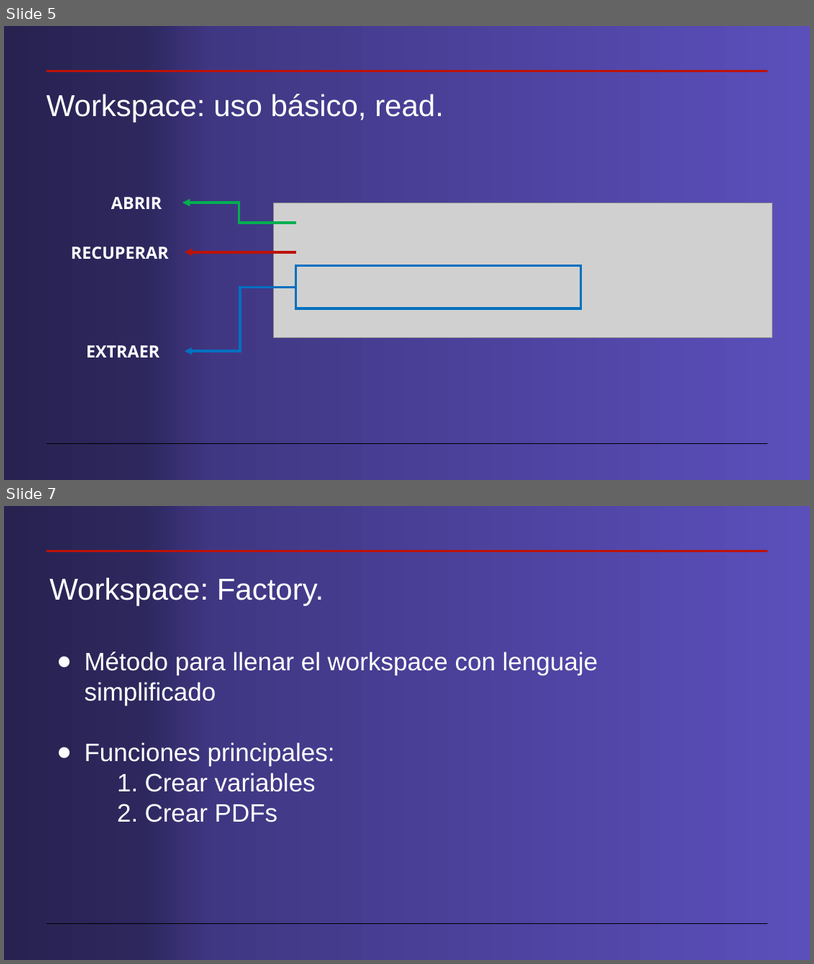
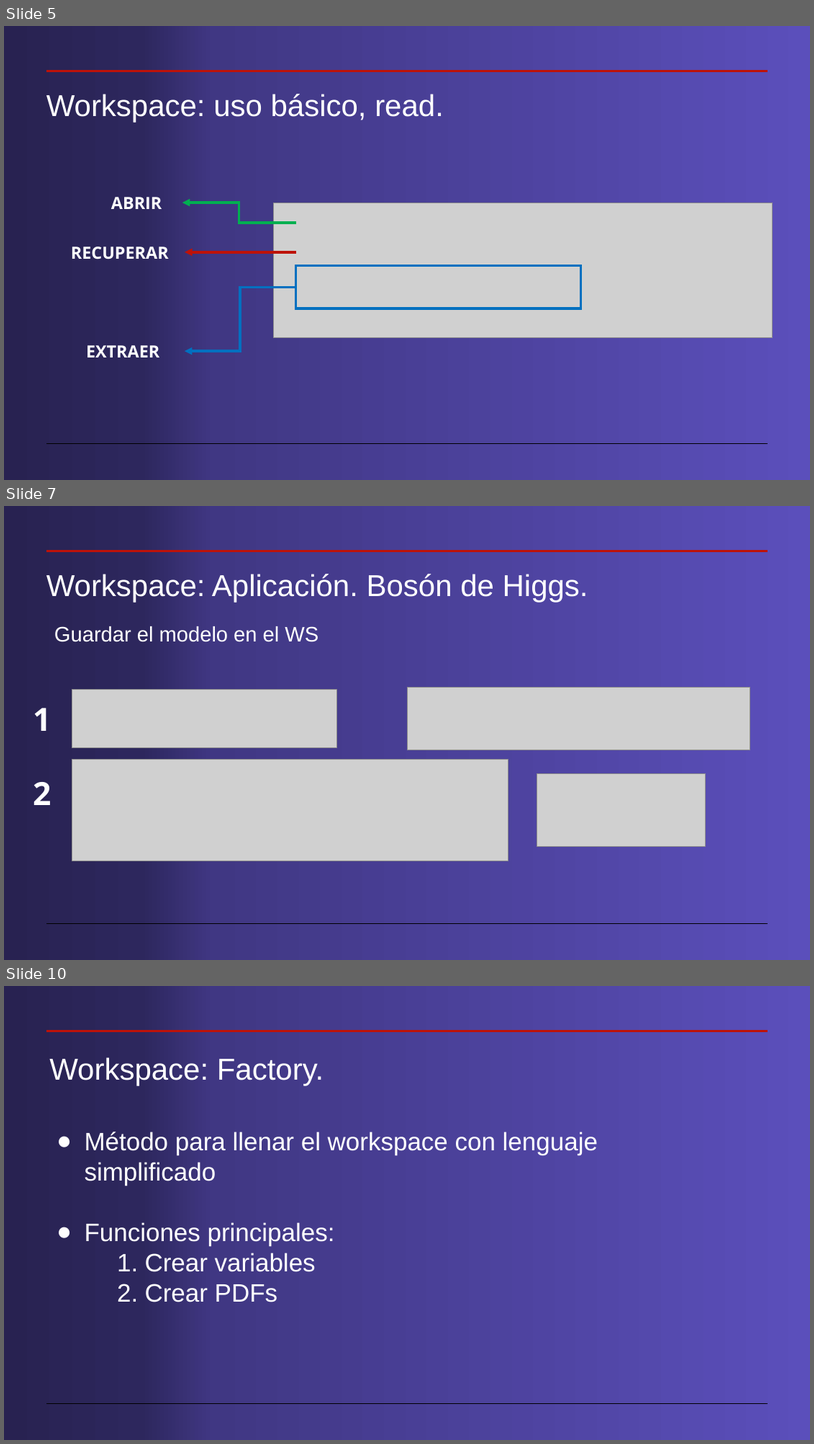
Before and after one commit to cdavidgutierrez/ProyectoFinal_CERN_ROOT, a slide deck: Workspaces en root.pptx. Shown one above the other, each under a label of ours: slides 5 and 7 before the commit, slides 5, 7 and 10 after it; the slides between them are not shown. The pictures are 814x964 and 814x1444 pixels, drawn with LibreOffice and Linux fonts; fonts in the diff are those of the drawing; grey boxes stand for pictures. Boxes give left, top, right and bottom in pixels: in the first picture for what was removed or moved away, otherwise in the second. Text is boxed around its words. In the diff, an @@ line names an element or a change of style, - is before the commit and + after.

```diff
--- a/Workspaces en root.pptx
+++ b/Workspaces en root.pptx
@@ slide 7 added at <box>4,506,810,960</box>, background gradient #5B4FBB to #403783 to #2D275D to #282251; not listed: 2 template elements that a slide beside it also shows @@
@@ title added at <box>46,574,589,602</box>, 36 pt, text #FFFFFF @@
+Workspace: Aplicación. Bosón de Higgs.
@@ title added at <box>54,626,319,642</box>, 25 pt, text #FFFFFF @@
+Guardar el modelo en el WS
@@ picture added at <box>72,690,337,748</box> @@
@@ picture added at <box>407,687,751,750</box> @@
@@ text added at <box>33,708,51,731</box>, 38 pt, text #FFFFFF, bold @@
+1
@@ picture added at <box>72,759,509,860</box> @@
@@ text added at <box>33,782,51,805</box>, 38 pt, text #FFFFFF, bold @@
+2
@@ picture added at <box>537,773,706,846</box> @@
@@ what was slide 7 is now slide 10 @@
```
Also in this commit, not shown: 6 slides changed, 3 other slides added, 10 other files.
